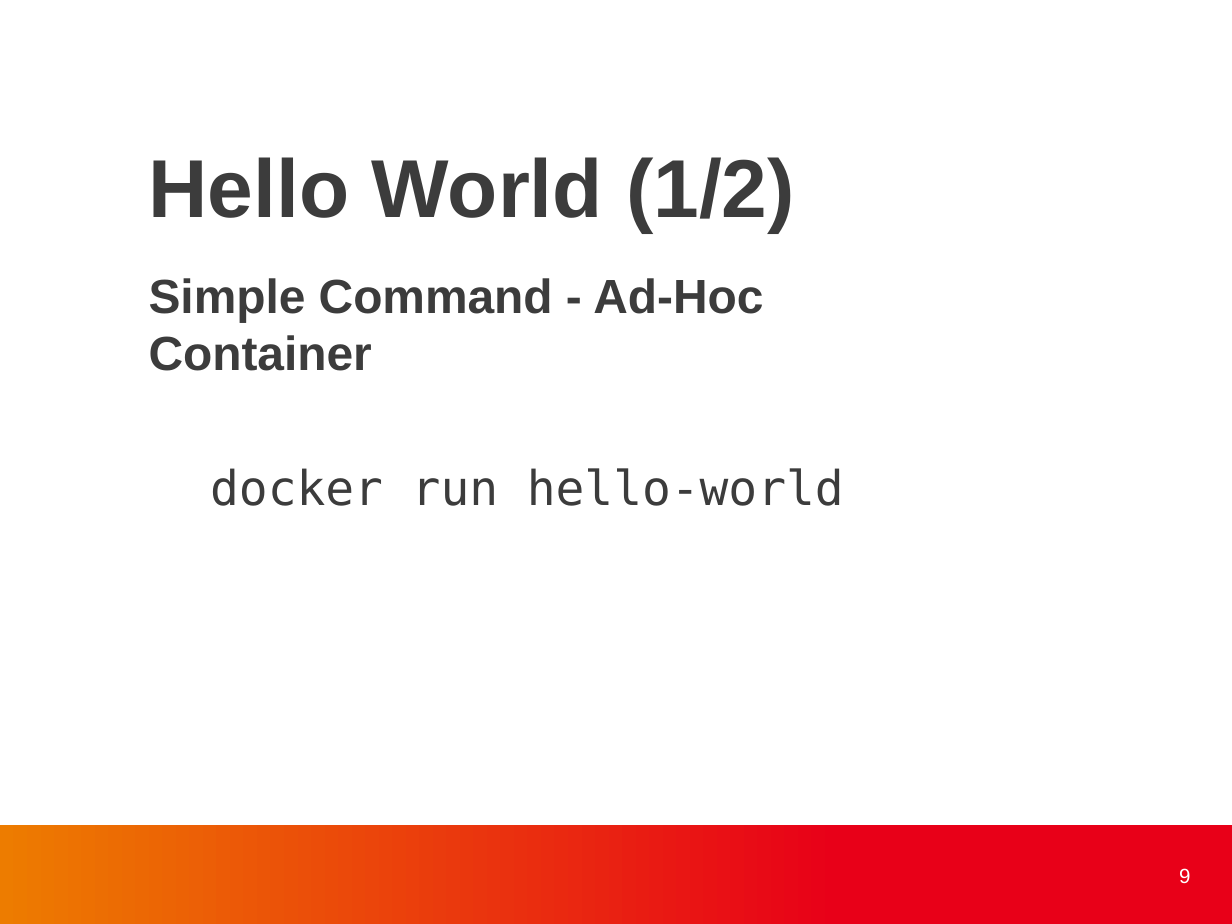
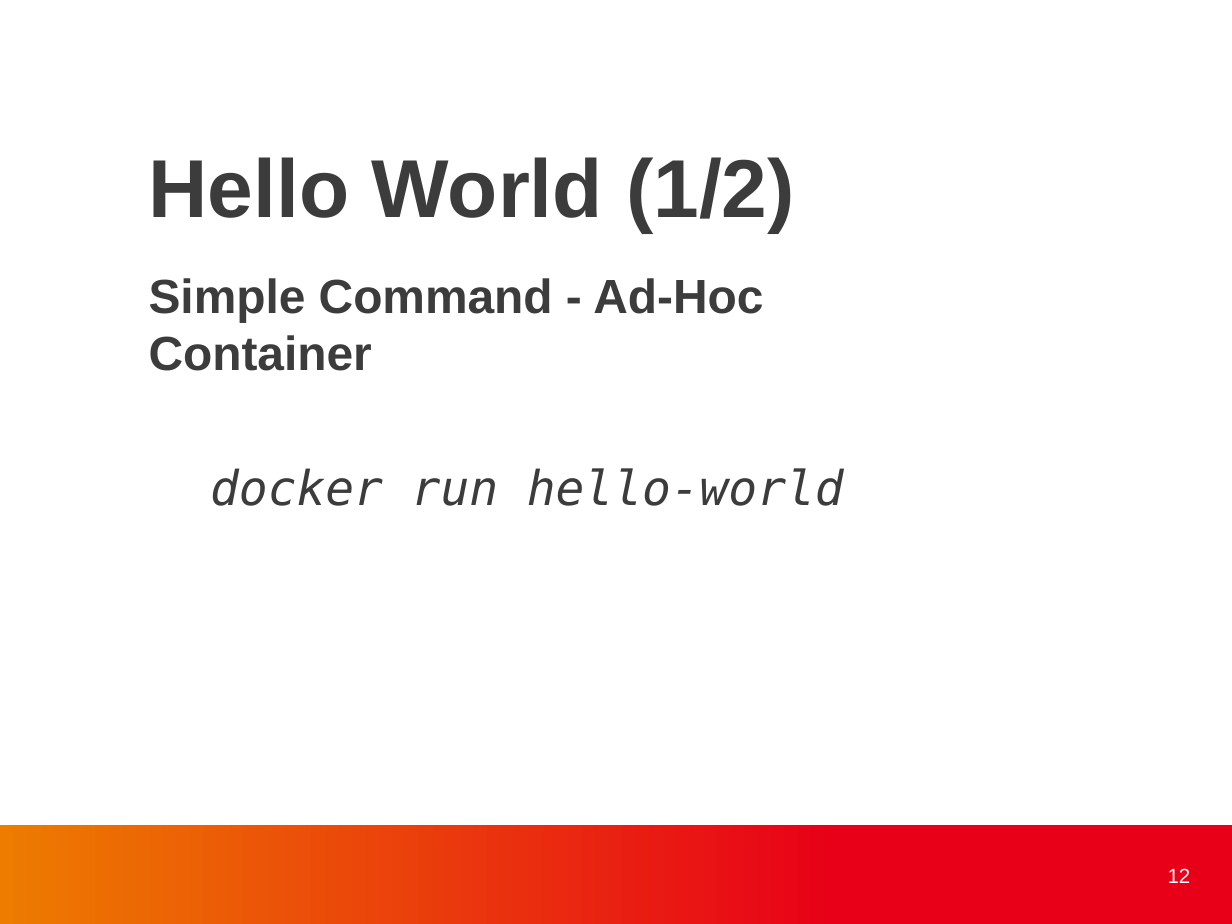
Before and after one commit to finneon/docker, a slide deck: slide 12 of docker_present.pptx (slide 9 before the commit). Drawn at 1232x924 pixels with LibreOffice and Linux fonts; fonts in the diff are those of the drawing; background and template pictures are left out. Boxes give left, top, right and bottom in pixels: in the first picture for what was removed or moved away, otherwise in the second. Text is boxed around its words. In the diff, an @@ line names an element or a change of style, - is before the commit and + after.

Commit message:
Update docker_present slide
- Add docker layers
- VM vs docker
- docker volumes

```diff
--- a/docker_present.pptx
+++ b/docker_present.pptx
@@ text at box(210, 468, 844, 506): italic on in "docker run hello-world" @@
@@ page number at box(1168, 868, 1191, 883): text changed @@
-9
+12
```
Also in this commit, not shown: 4 other slides changed, 7 slides added.
